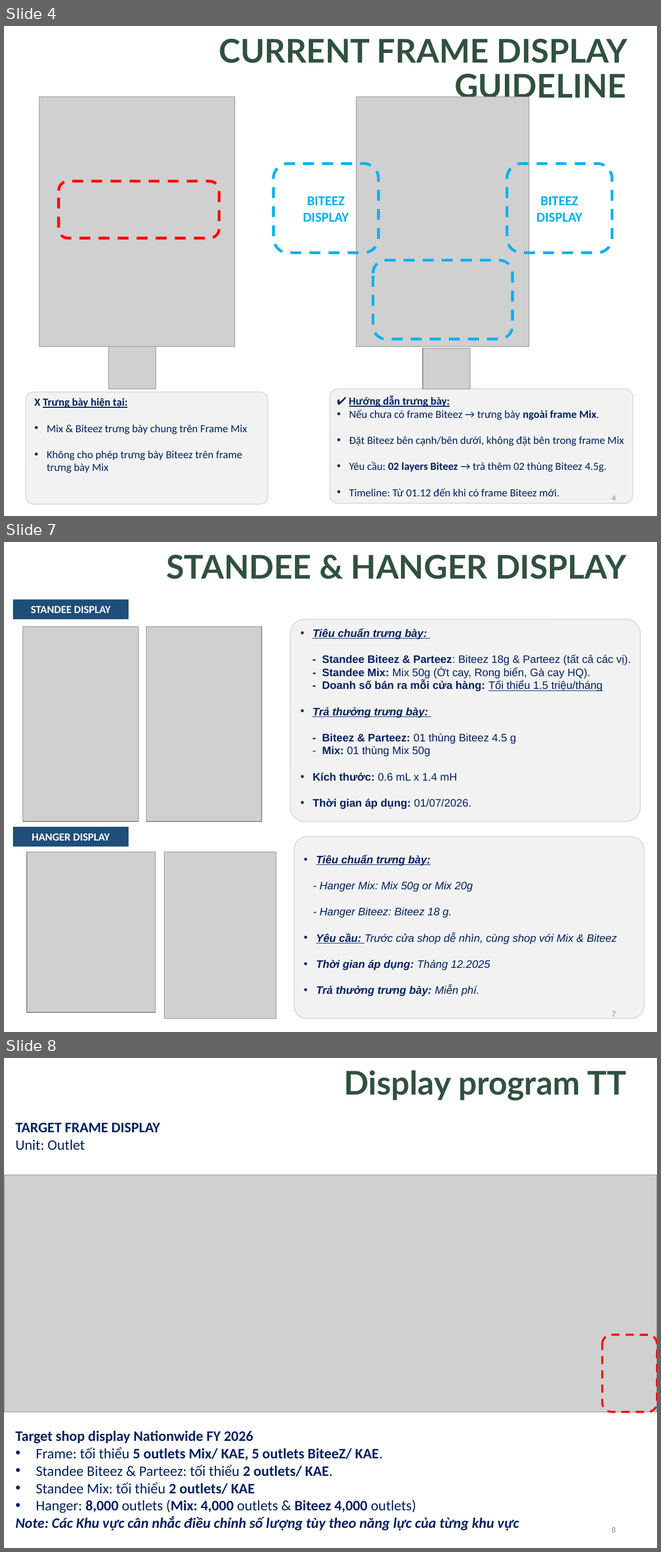
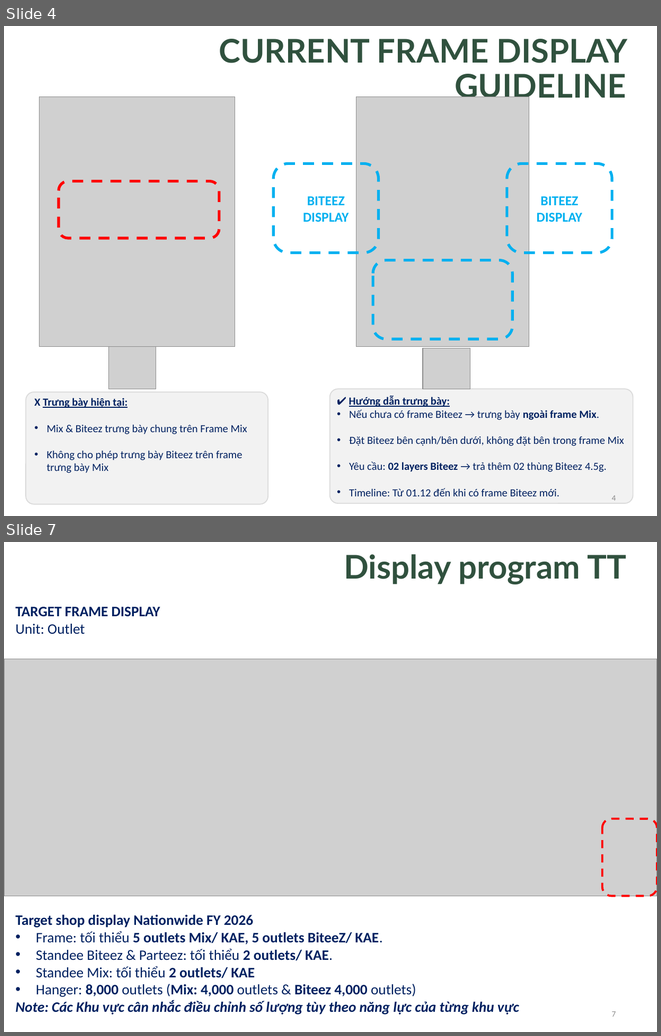
Before and after one commit to phungbui2203/Summary_Display, a slide deck: Display project TT Channel [BiteeZ & Mix] - New.pptx. Shown one above the other, each under a label of ours: slides 4, 7 and 8 before the commit, slides 4 and 7 after it; the slides between them are not shown. The pictures are 661x1552 and 661x1036 pixels, drawn with LibreOffice and Linux fonts; fonts in the diff are those of the drawing; grey boxes stand for pictures; background and template pictures are left out. Boxes give left, top, right and bottom in pixels: in the first picture for what was removed or moved away, otherwise in the second. Text is boxed around its words. In the diff, an @@ line names an element or a change of style, - is before the commit and + after.

```diff
--- a/Display project TT Channel [BiteeZ & Mix] - New.pptx
+++ b/Display project TT Channel [BiteeZ & Mix] - New.pptx
@@ slide 7 removed at box(4, 542, 657, 1032), background picture (left out) @@
@@ text removed at box(166, 555, 626, 579) @@
-STANDEE & HANGER DISPLAY
@@ rectangle removed at box(13, 599, 129, 619) @@
-STANDEE DISPLAY
@@ rounded rectangle removed at box(290, 619, 640, 821) @@
@@ picture removed at box(23, 626, 139, 821) @@
@@ picture removed at box(147, 626, 262, 821) @@
@@ text removed at box(312, 628, 630, 809) @@
-• Tiêu chuẩn trưng bày:
-- Standee Biteez & Parteez: Biteez 18g & Parteez (tất cả các vị).
-- Standee Mix: Mix 50g (Ớt cay, Rong biển, Gà cay HQ).
-- Doanh số bán ra mỗi cửa hàng: Tối thiểu 1.5 triệu/tháng
-• Trả thưởng trưng bày:
-- Biteez & Parteez: 01 thùng Biteez 4.5 g
-- Mix: 01 thùng Mix 50g
-• Kích thước: 0.6 mL x 1.4 mH
-• Thời gian áp dụng: 01/07/2026.
@@ rectangle removed at box(13, 827, 129, 846) @@
-HANGER DISPLAY
@@ rounded rectangle removed at box(294, 837, 644, 1018) @@
@@ picture removed at box(27, 852, 156, 1012) @@
@@ picture removed at box(165, 852, 276, 1018) @@
@@ text removed at box(316, 855, 617, 996) @@
-• Tiêu chuẩn trưng bày:
-- Hanger Mix: Mix 50g or Mix 20g
-- Hanger Biteez: Biteez 18 g.
-• Yêu cầu: Trước cửa shop dễ nhìn, cùng shop với Mix & Biteez
-• Thời gian áp dụng: Tháng 12.2025
-• Trả thưởng trưng bày: Miễn phí.
@@ page number removed at box(612, 1011, 616, 1016) @@
-7
@@ what was slide 8 is now slide 7 @@
@@ page number at box(612, 1011, 616, 1016): text changed @@
-8
+7
```
Also in this commit, not shown: 2 slides changed, 10 other files.
